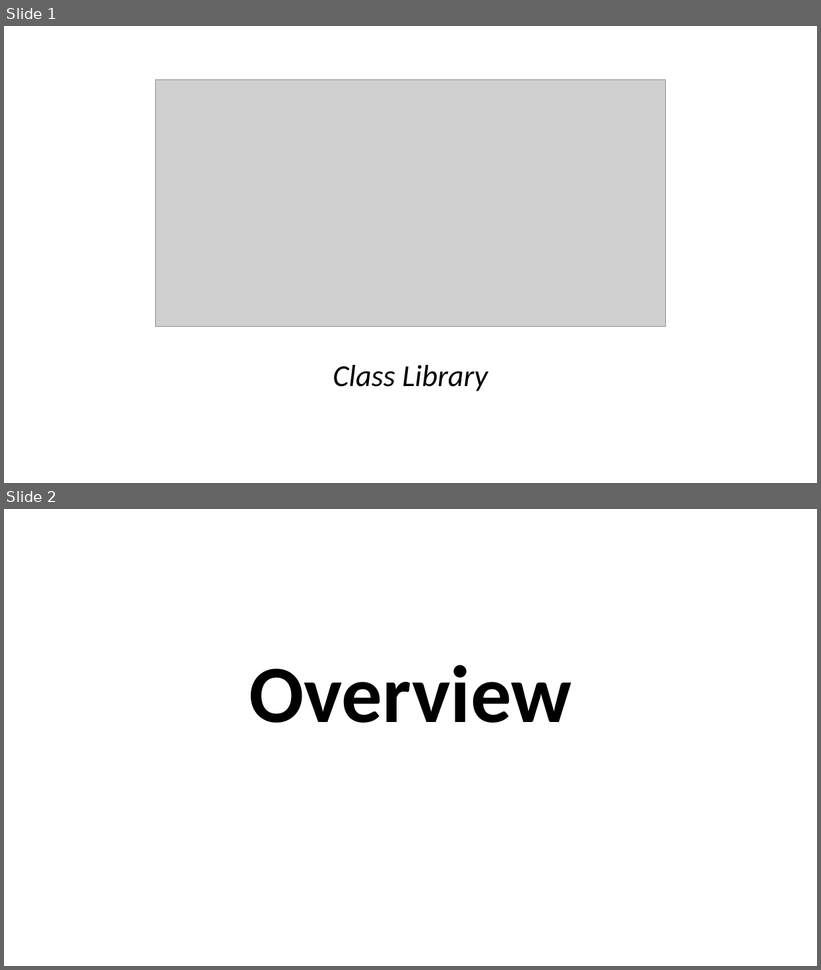
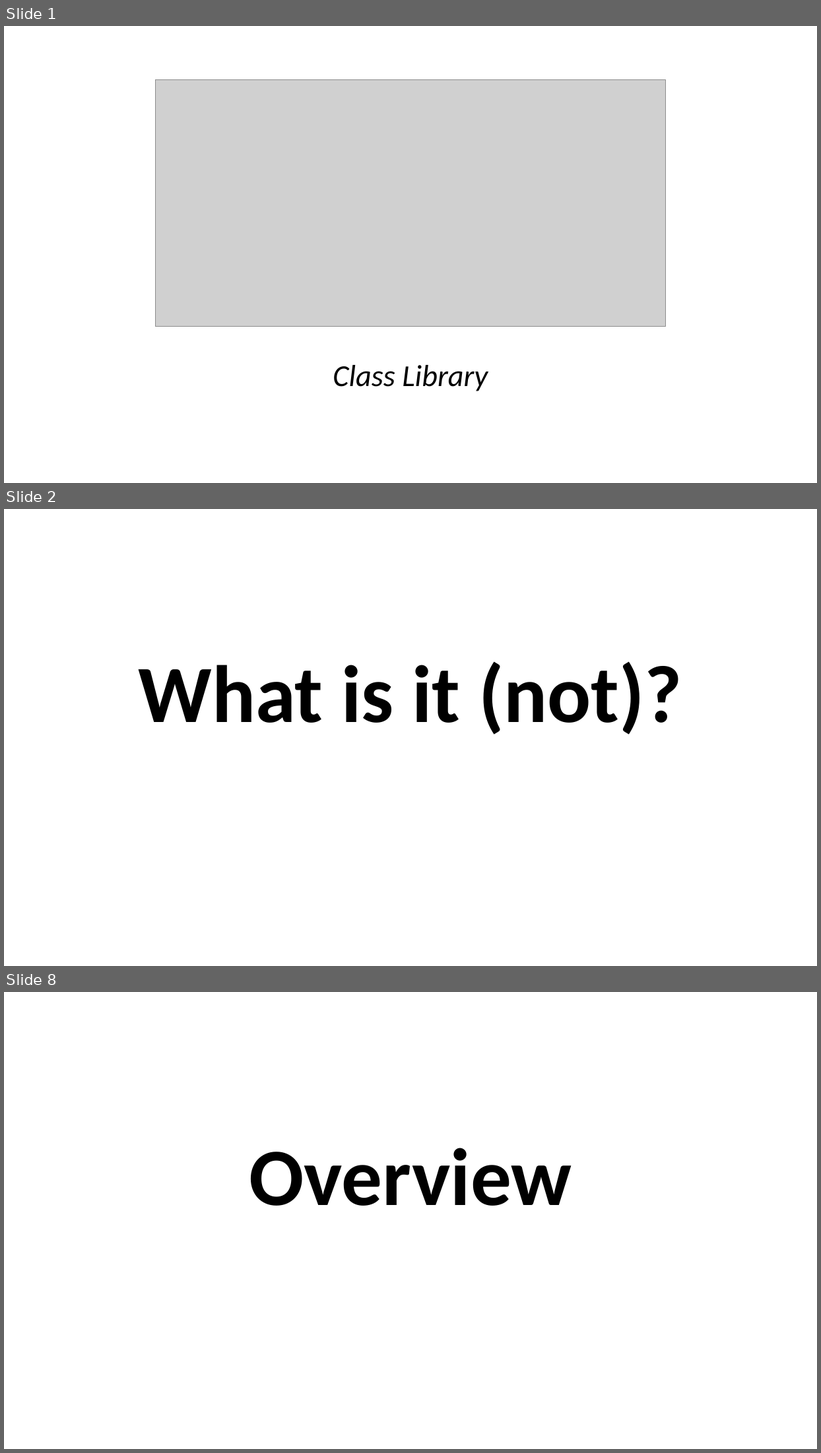
Before and after one commit to perl-easj/Teaching-materials, a slide deck: CSharpProgramming/Presentations/MVVMStarter Class Library.pptx. Shown one above the other, each under a label of ours: slides 1 and 2 before the commit, slides 1, 2 and 8 after it; the slides between them are not shown. The pictures are 821x970 and 821x1453 pixels, drawn with LibreOffice and Linux fonts; fonts in the diff are those of the drawing; grey boxes stand for pictures. Boxes give left, top, right and bottom in pixels: in the first picture for what was removed or moved away, otherwise in the second. Text is boxed around its words. In the diff, an @@ line names an element or a change of style, - is before the commit and + after.

```diff
--- a/CSharpProgramming/Presentations/MVVMStarter Class Library.pptx
+++ b/CSharpProgramming/Presentations/MVVMStarter Class Library.pptx
@@ slide 2 added at bbox=[4, 509, 817, 966], background #FFFFFF @@
@@ title added at bbox=[138, 661, 682, 735], 96 pt, text #000000, bold @@
+What is it (not)?
@@ what was slide 2 is now slide 8 @@
```
Also in this commit, not shown: 3 slides changed, 10 other slides added, 2 other files.
